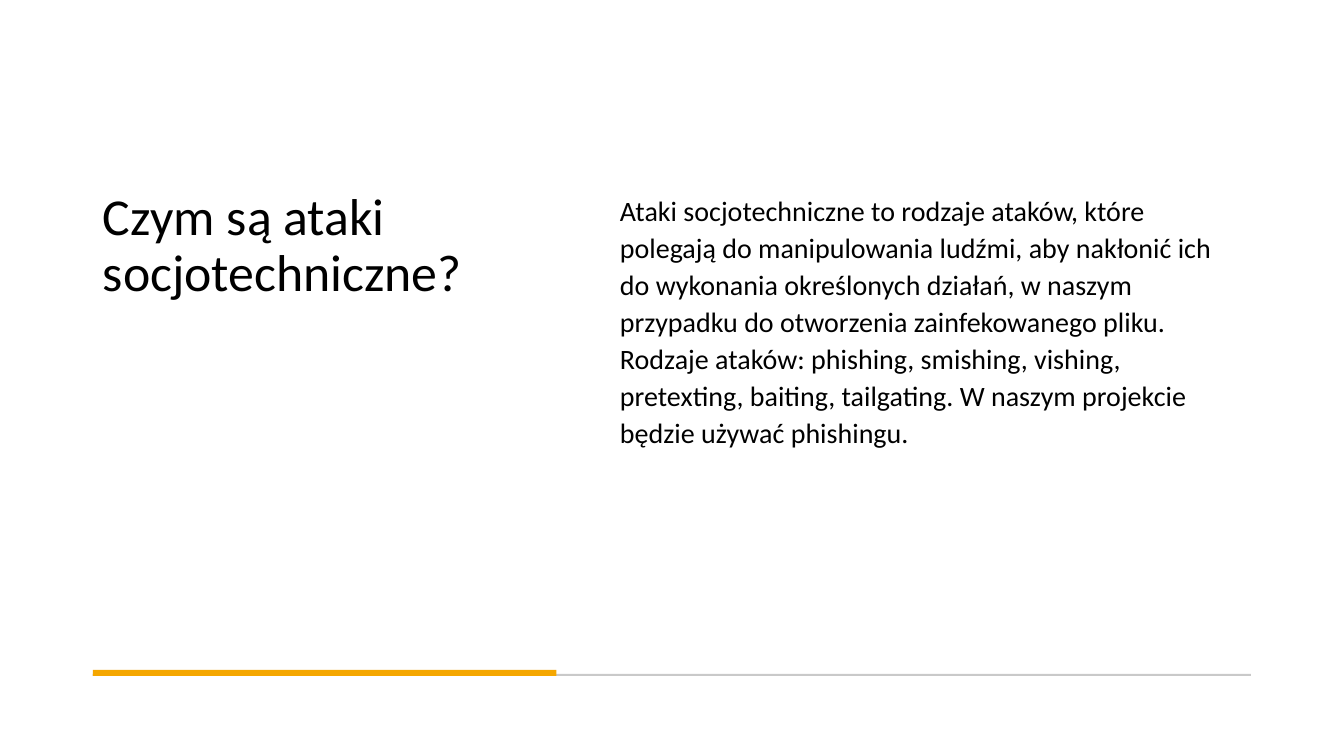
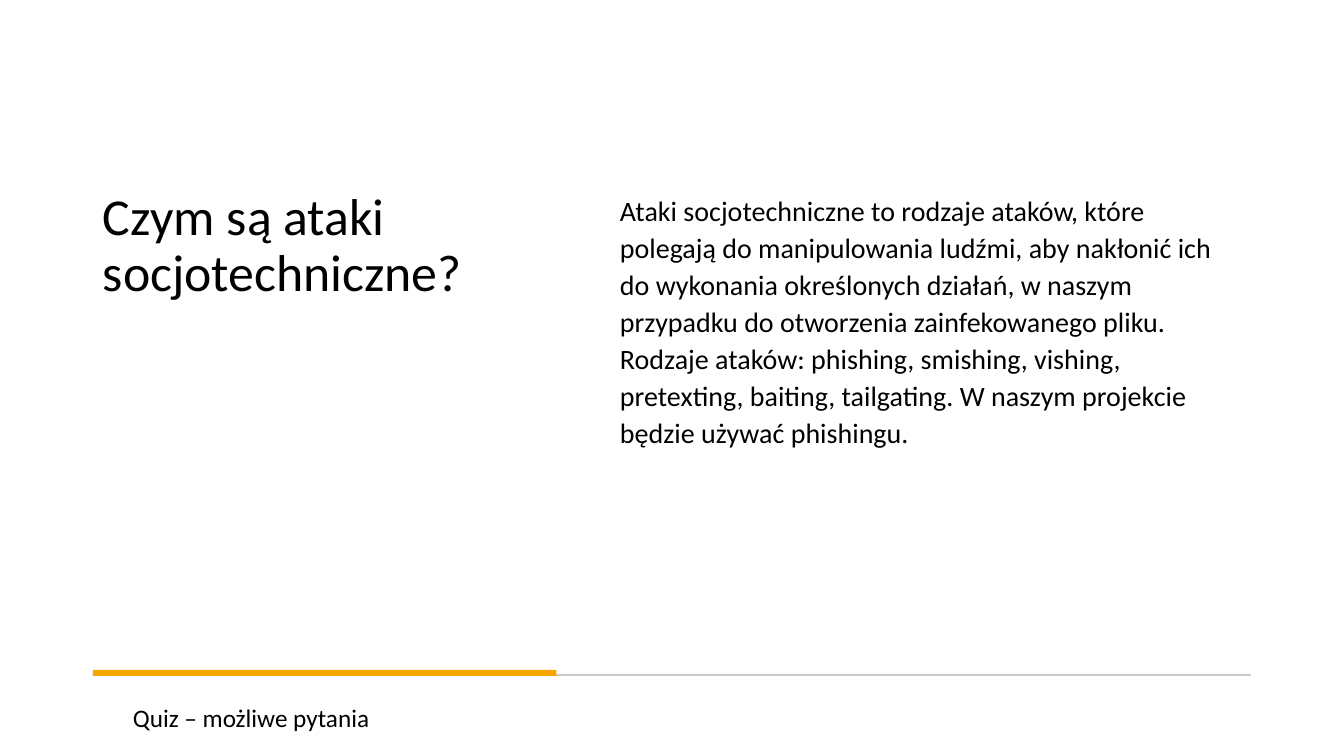
Before and after one commit to m-c-j/Podejrzane_pliki_kontra_serwis_do_przesylania_danych, a slide deck: slide 7 of BAIiM - Podejrzane pliki kontra serwis do przesyłania danych.pptx. Drawn at 1344x756 pixels with LibreOffice and Linux fonts; fonts in the diff are those of the drawing. Boxes give left, top, right and bottom in pixels: in the first picture for what was removed or moved away, otherwise in the second. Text is boxed around its words. In the diff, an @@ line names an element or a change of style, - is before the commit and + after.

```diff
--- a/BAIiM - Podejrzane pliki kontra serwis do przesyłania danych.pptx
+++ b/BAIiM - Podejrzane pliki kontra serwis do przesyłania danych.pptx
@@ text added at [133, 709, 369, 731], 18 pt, text #000000 @@
+Quiz – możliwe pytania
```
Also in this commit, not shown: 2 other slides changed, 3 slides added.
